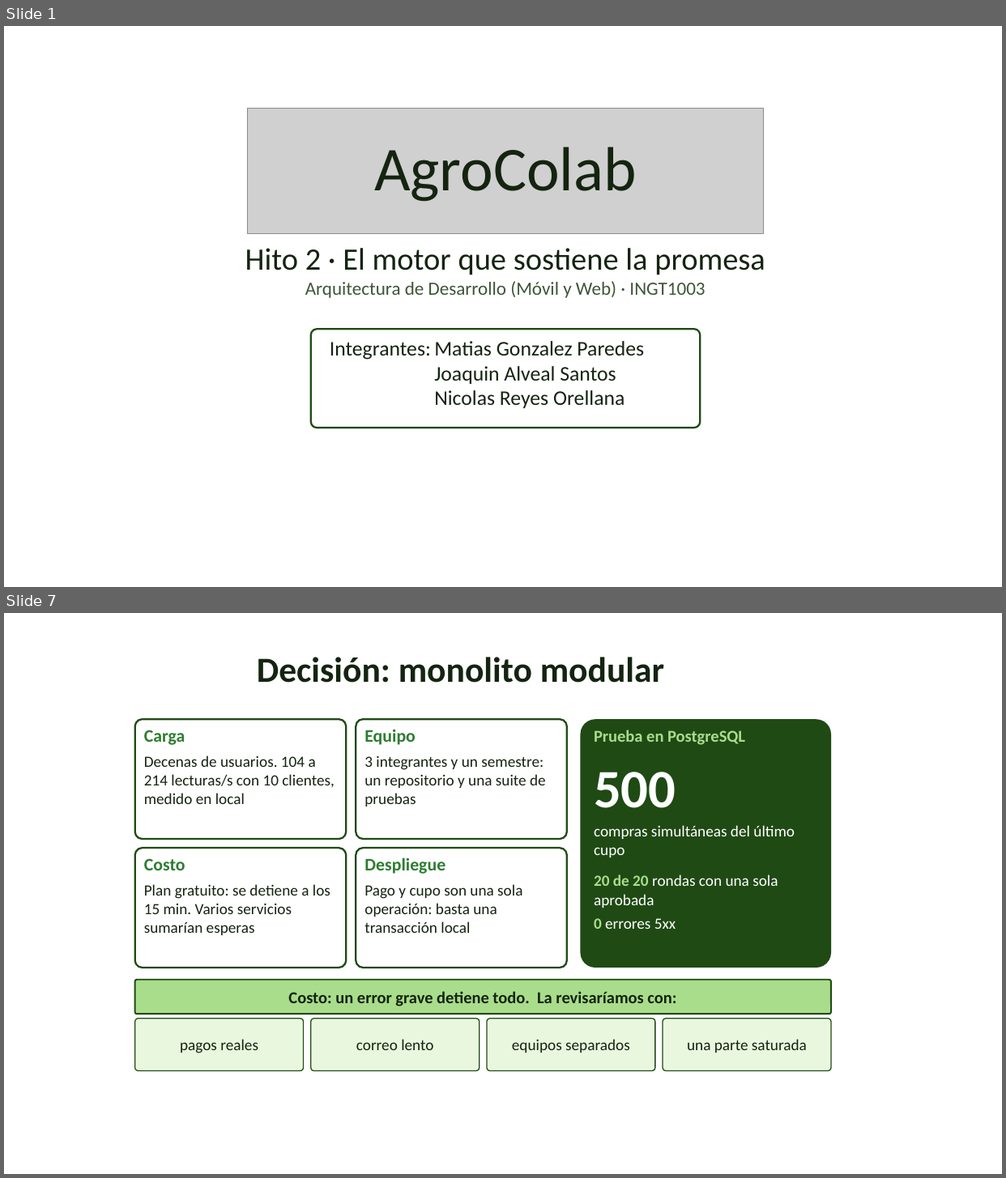
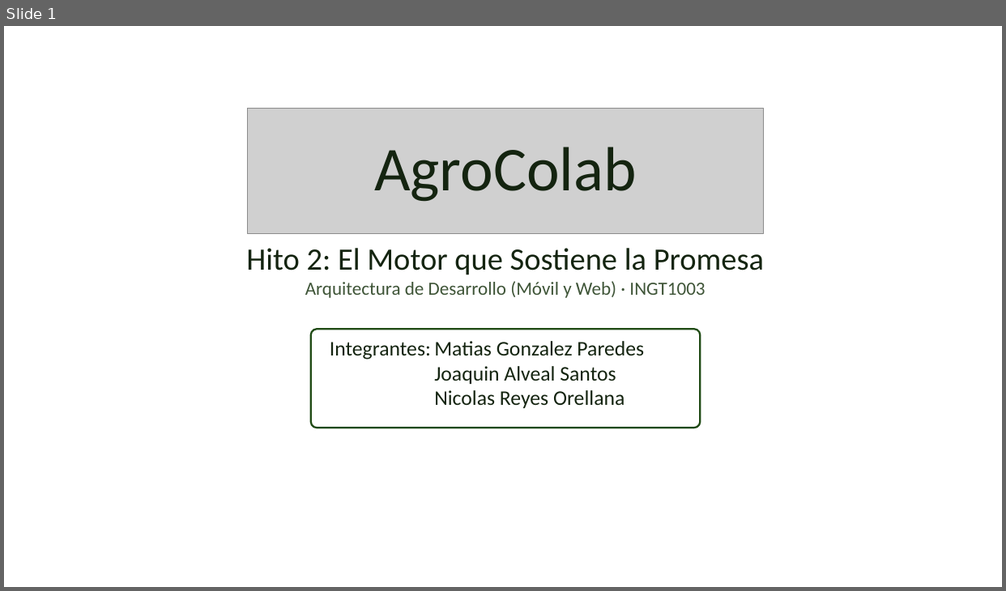
Before and after one commit to arrobaaas/agro-colab, a slide deck: docs/Presentacion_Hito2.pptx. Shown one above the other, each under a label of ours: slides 1 and 7 before the commit, slide 1 after it; the slides between them are not shown. The pictures are 1006x1178 and 1006x591 pixels, drawn with LibreOffice and Linux fonts; fonts in the diff are those of the drawing; grey boxes stand for pictures; background and template pictures are left out. Boxes give left, top, right and bottom in pixels: in the first picture for what was removed or moved away, otherwise in the second. Text is boxed around its words. In the diff, an @@ line names an element or a change of style, - is before the commit and + after.

Commit message:
docs: presentación del Hito 2 con el formato del Hito 1

```diff
--- a/docs/Presentacion_Hito2.pptx
+++ b/docs/Presentacion_Hito2.pptx
@@ slide 7 removed at bbox=[4, 613, 1002, 1174], background picture (left out) @@
@@ title removed at bbox=[257, 657, 664, 683] @@
-Decisión: monolito modular
@@ rounded rectangle removed at bbox=[135, 719, 346, 839] @@
@@ text removed at bbox=[144, 730, 185, 745] @@
-Carga
@@ rounded rectangle removed at bbox=[356, 719, 567, 839] @@
@@ text removed at bbox=[364, 729, 415, 745] @@
-Equipo
@@ rounded rectangle removed at bbox=[581, 719, 831, 968] @@
@@ text removed at bbox=[594, 730, 745, 745] @@
-Prueba en PostgreSQL
@@ text removed at bbox=[144, 756, 334, 804] @@
-Decenas de usuarios. 104 a 214 lecturas/s con 10 clientes, medido en local
@@ text removed at bbox=[364, 756, 546, 807] @@
-3 integrantes y un semestre: un repositorio y una suite de pruebas
@@ text removed at bbox=[594, 772, 675, 808] @@
-500
@@ text removed at bbox=[594, 825, 795, 858] @@
-compras simultáneas del último cupo
@@ rounded rectangle removed at bbox=[135, 848, 346, 968] @@
@@ rounded rectangle removed at bbox=[356, 848, 567, 968] @@
@@ text removed at bbox=[144, 858, 185, 871] @@
-Costo
@@ text removed at bbox=[364, 858, 445, 874] @@
-Despliegue
@@ text removed at bbox=[594, 875, 778, 929] @@
-20 de 20 rondas con una sola aprobada
-0 errores 5xx
@@ text removed at bbox=[144, 884, 330, 935] @@
-Plan gratuito: se detiene a los 15 min. Varios servicios sumarían esperas
@@ text removed at bbox=[364, 884, 522, 933] @@
-Pago y cupo son una sola operación: basta una transacción local
@@ rounded rectangle removed at bbox=[135, 980, 831, 1014] @@
-Costo: un error grave detiene todo. La revisaríamos con:
@@ rounded rectangle removed at bbox=[135, 1019, 304, 1071] @@
-pagos reales
@@ rounded rectangle removed at bbox=[311, 1019, 479, 1071] @@
-correo lento
@@ rounded rectangle removed at bbox=[487, 1019, 655, 1071] @@
-equipos separados
@@ rounded rectangle removed at bbox=[663, 1019, 831, 1071] @@
-una parte saturada
@@ slide 1 changed as well @@
@@ text at bbox=[246, 248, 764, 275]: text changed @@
-Hito 2 · El motor que sostiene la promesa
+Hito 2: El Motor que Sostiene la Promesa
```
Also in this commit, not shown: 5 other slides changed, 4 slides added, 1 other slide removed, 1 other file.
